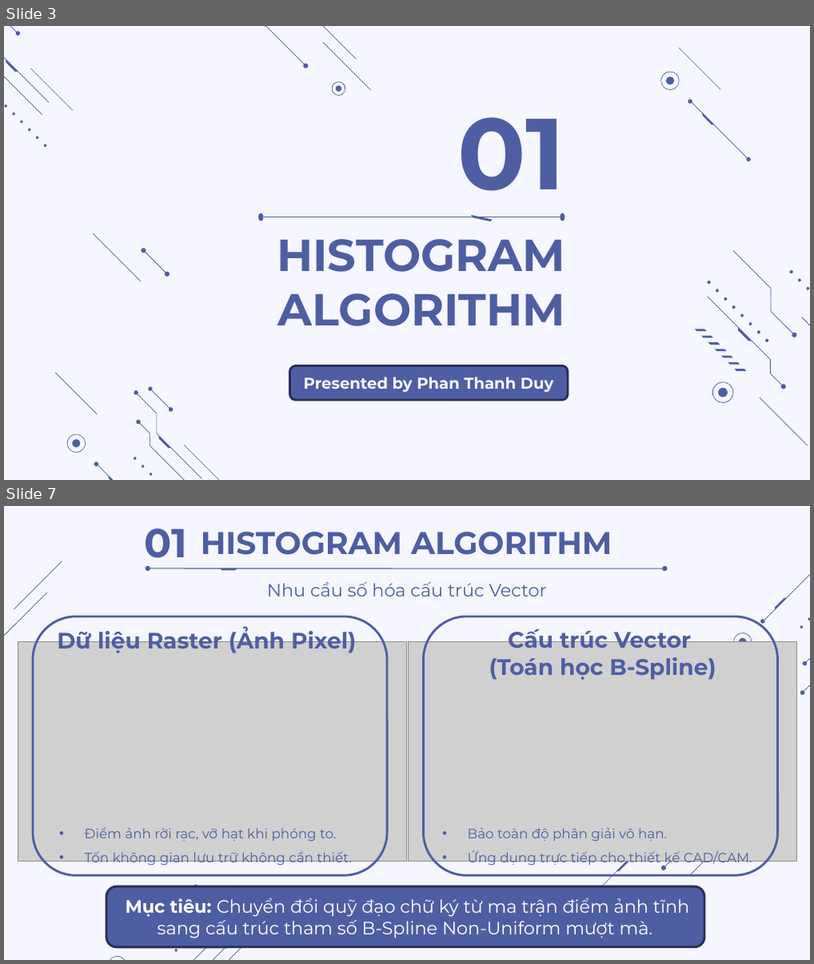
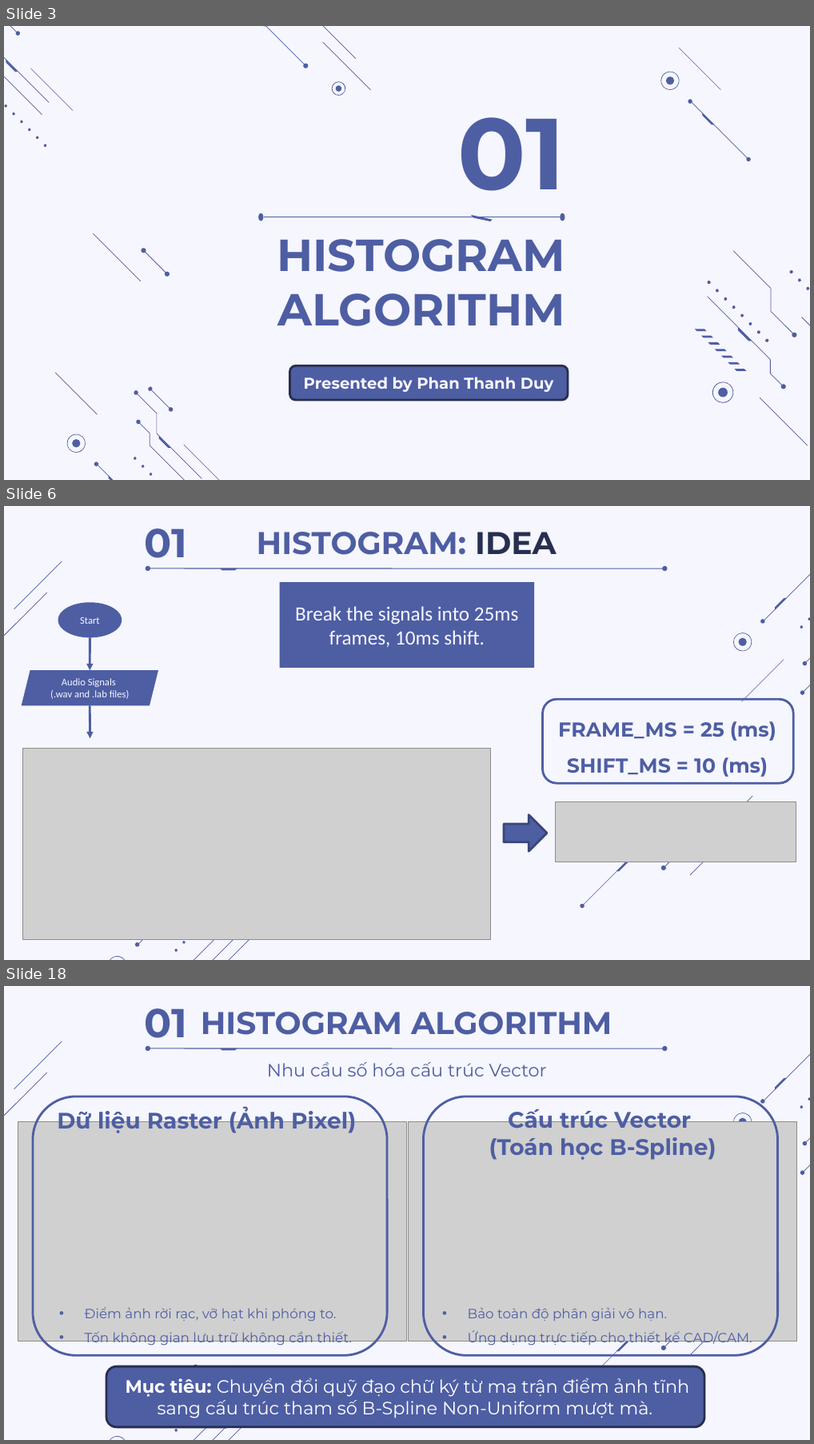
Before and after one commit to thdyqt/XLTHS, a slide deck: Slide.pptx. Shown one above the other, each under a label of ours: slides 3 and 7 before the commit, slides 3, 6 and 18 after it; the slides between them are not shown. The pictures are 814x964 and 814x1444 pixels, drawn with LibreOffice and Linux fonts; fonts in the diff are those of the drawing; grey boxes stand for pictures. Boxes give left, top, right and bottom in pixels: in the first picture for what was removed or moved away, otherwise in the second. Text is boxed around its words. In the diff, an @@ line names an element or a change of style, - is before the commit and + after.

```diff
--- a/Slide.pptx
+++ b/Slide.pptx
@@ slide 6 added at [4,506,810,960], background #F6F6FF; not listed: 20 template elements that a slide beside it also shows @@
@@ text added at [144,528,187,567], 36 pt, text #4E5EA3, bold @@
+01
@@ title added at [257,532,556,555], 28 pt, text #4E5EA3, bold @@
+HISTOGRAM: IDEA
@@ group added at [145,560,668,577]: 2 ellipses, 1 freeform shape, 1 line @@
@@ rectangle added at [280,582,534,668], fill #4E5EA3, 18 pt, text #F6F6FF @@
+Break the signals into 25ms frames, 10ms shift.
@@ ellipse added at [58,602,122,637], fill #4E5EA3, 9 pt, text #F6F6FF @@
+Start
@@ arrow added from (90, 637) to (90, 671), #4E5EA3 2 pt @@
@@ parallelogram added at [21,671,158,706], fill #4E5EA3, 9 pt, text #F6F6FF @@
+Audio Signals
+(.wav and .lab files)
@@ freeform shape added at [742,660,785,701], fill #4E5EA3 @@
@@ arrow added from (90, 705) to (90, 738), #4E5EA3 2 pt @@
@@ rounded rectangle added at [542,699,794,783], outline #4E5EA3 2 pt @@
@@ subtitle added at [558,721,777,776], 18 pt, text #4E5EA3, bold @@
+FRAME_MS = 25 (ms)
+SHIFT_MS = 10 (ms)
@@ picture added at [23,748,491,940] @@
@@ right arrow added at [504,815,547,851], fill #4E5EA3, outline #3B467A 2 pt @@
@@ picture added at [555,802,796,862] @@
@@ freeform shape added at [582,848,640,906], fill #4E5EA3 @@
@@ freeform shape added at [617,860,629,872], fill #4E5EA3 @@
@@ group added at [662,796,753,876]: 4 freeform shapes @@
@@ freeform shape added at [182,893,234,943], fill #4E5EA3 @@
@@ freeform shape added at [581,904,585,908], fill #4E5EA3 @@
@@ what was slide 7 is now slide 18 @@
```
Also in this commit, not shown: 3 slides changed, 10 other slides added, 1 slide removed, 4 other files.
